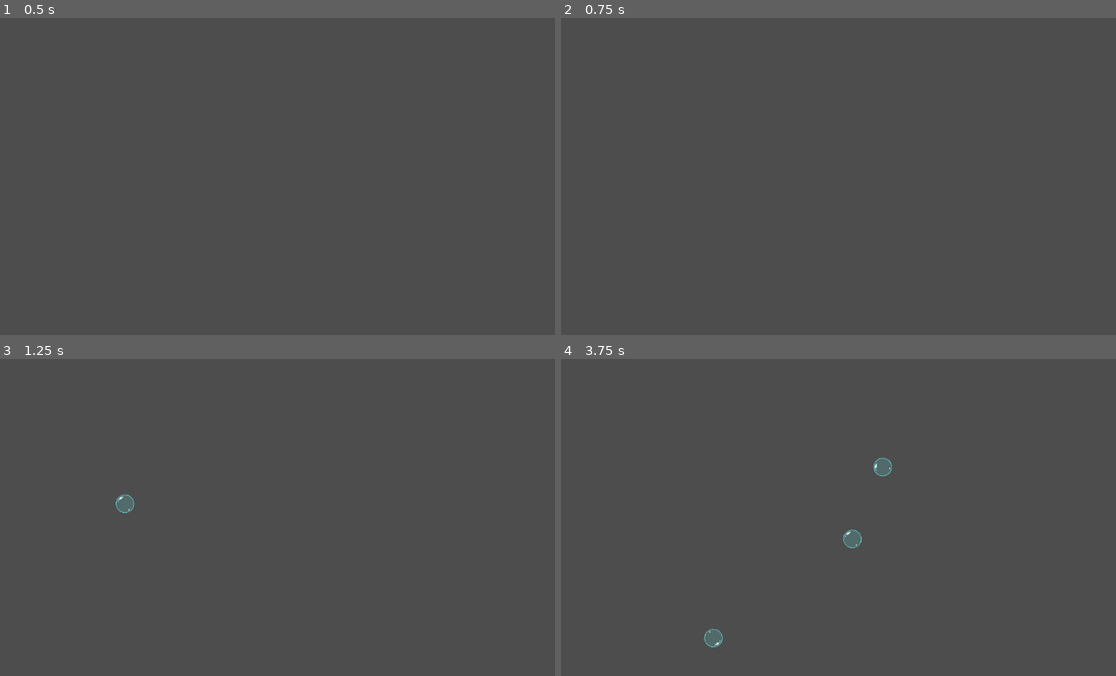
Above: before the commit, frames 1-4 (two rows, left to right).
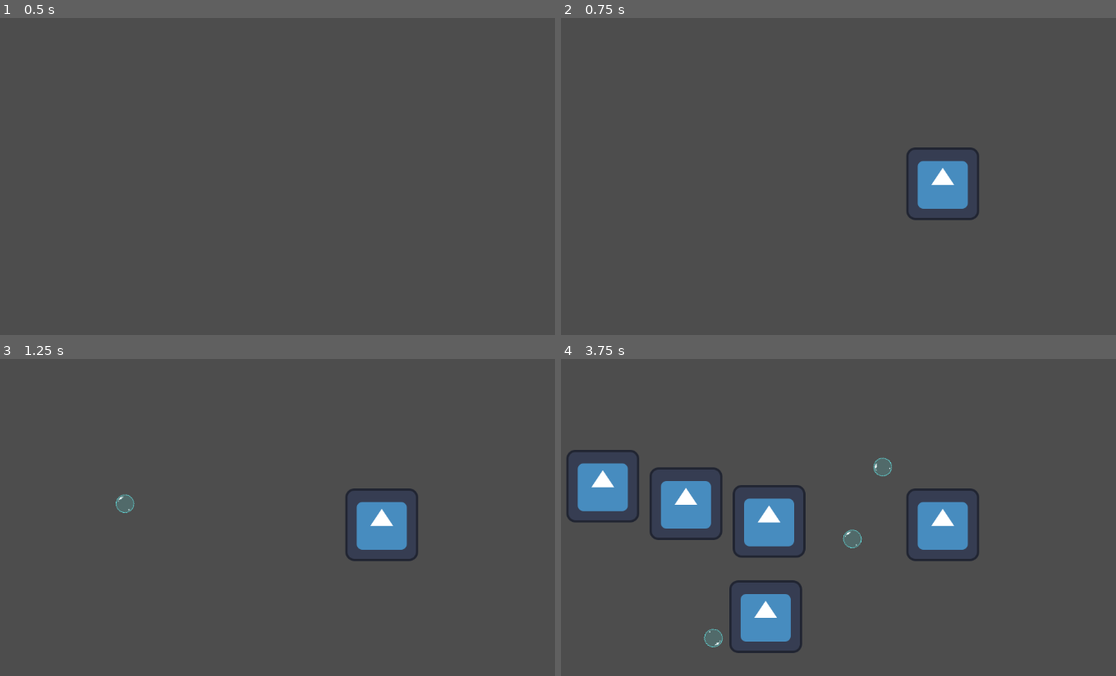
Above: after the commit, the same moments.

Repository: benxutech/bubble-tower-defense
Game: Godot game, scene res://Scenes/Maps/BaseMap.tscn
Two runs of this game, one before a commit and one after it. Both use one fixed random seed, a clock stepped at 60 frames per second and the inputs below. The engine's default icon, where the game draws it, is replaced by a stand-in: a white triangle on a blue panel in a dark square.
Inputs (mouse positions are in pixels of both pictures, inside the frame that each line leads up to):
- Up to frame 1 (0.5 s): no input
- Up to frame 2 (0.75 s): tap Enter at 0.5 s; move the mouse to (943, 182) at 0.52 s; click (943, 182) at 0.67 s
- Up to frame 3 (1.25 s): no input
- Up to frame 4 (3.75 s): move the mouse to (688, 504) at 1.27 s; click (688, 504) at 1.42 s; move the mouse to (605, 485) at 2.02 s; click (605, 485) at 2.17 s; move the mouse to (766, 615) at 2.77 s; click (766, 615) at 2.92 s; move the mouse to (771, 520) at 3.52 s; click (771, 520) at 3.67 s

Frame 1 is identical in both runs. In frame 2, 1.8% of the frame differs, in the area x 62-76%, y 40-64%; in frame 3, 1.8%; in frame 4, 8.8%, in the area x 1-76%, y 28-93%.

Commit message:
feat: add base tower

Diff:
--- a/Scenes/Bubbles/base_bubble.gd
+++ b/Scenes/Bubbles/base_bubble.gd
@@ -1,6 +1,6 @@
 extends PathFollow2D
 
-class_name SimpleBubble
+class_name BaseBubble
 
 var health = 1
 var speed = 0.2
--- a/Scenes/Maps/base_map_1.gd
+++ b/Scenes/Maps/base_map_1.gd
@@ -8,6 +8,14 @@
 	GlobalSignal.damage_taken.connect(on_damage_taken)
 	$SpawnerPath/SpawnTimer.start()
 
+func _input(event: InputEvent) -> void:
+	if event is InputEventMouseButton:
+		if event.is_pressed():
+			var towerScene := preload("res://Scenes/Towers/BaseTower.tscn")
+			var tower = towerScene.instantiate()
+
+			tower.position = event.position
+			add_child(tower)
 
 # Called every frame. 'delta' is the elapsed time since the previous frame.
 func _process(delta: float) -> void:
--- /dev/null
+++ b/Scenes/Towers/BaseTower.tscn
@@ -0,0 +1,14 @@
+[gd_scene load_steps=3 format=3 uid="uid://cq3ji0nfn41qj"]
+
+[ext_resource type="Texture2D" uid="uid://e6y2jlg8dloh" path="res://icon.svg" id="1_jwm88"]
+
+[sub_resource type="RectangleShape2D" id="RectangleShape2D_fxow4"]
+size = Vector2(128, 128)
+
+[node name="BaseTower" type="Area2D"]
+
+[node name="Sprite2D" type="Sprite2D" parent="."]
+texture = ExtResource("1_jwm88")
+
+[node name="CollisionShape2D" type="CollisionShape2D" parent="."]
+shape = SubResource("RectangleShape2D_fxow4")
